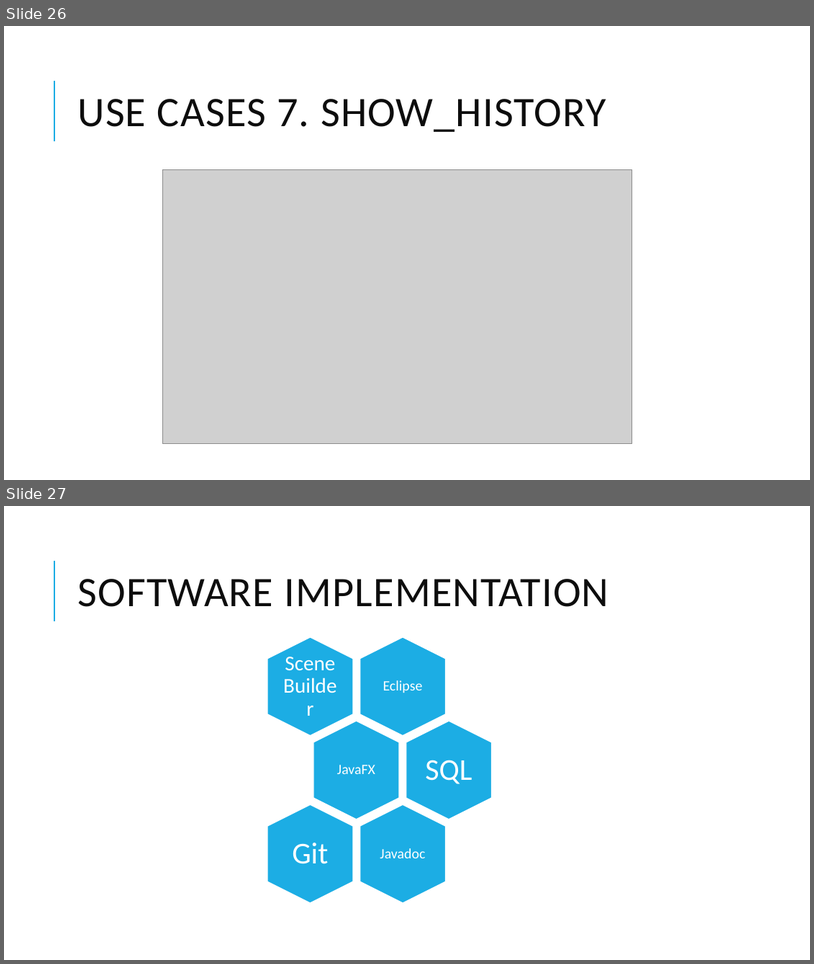
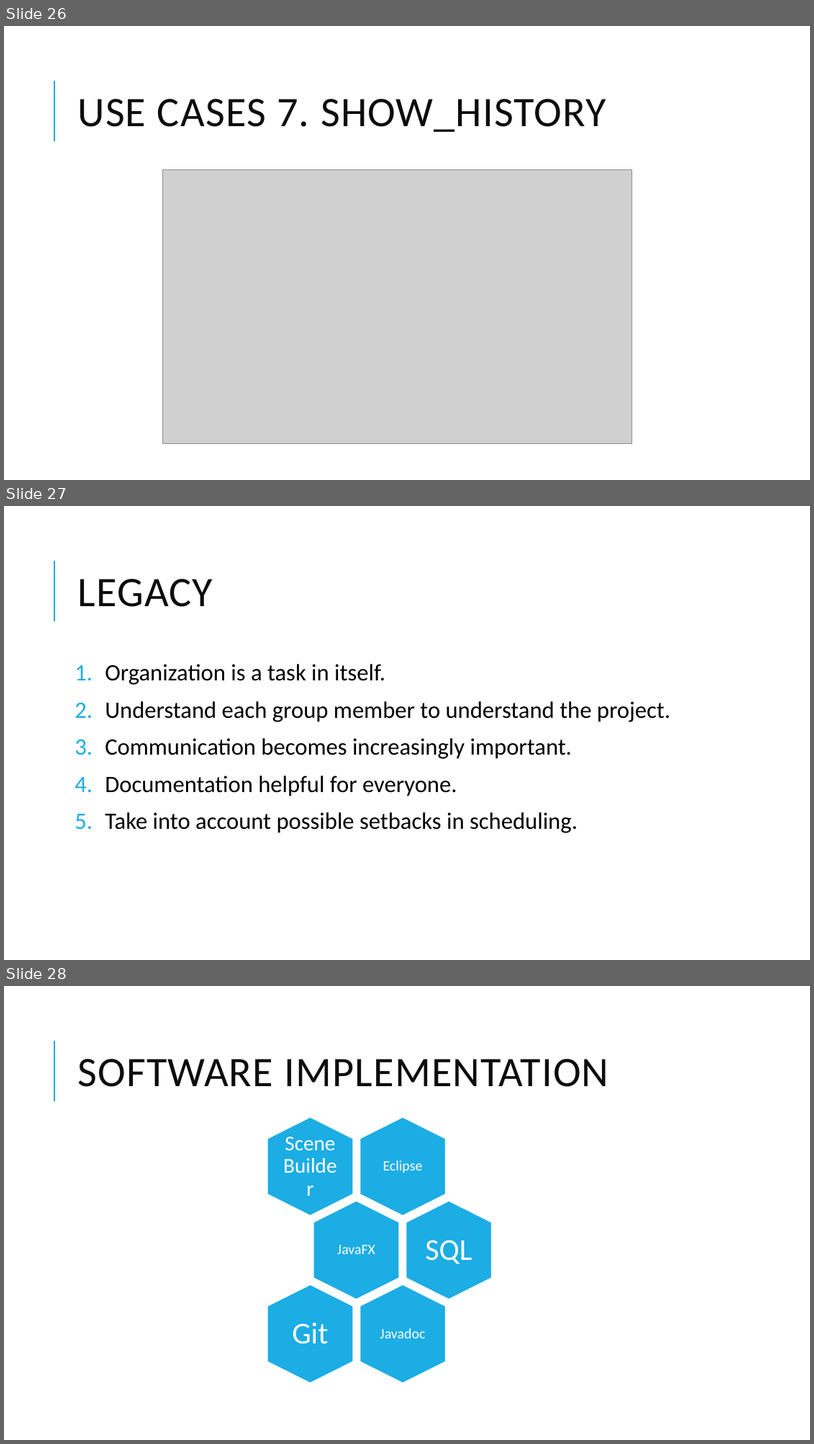
Before and after one commit to MengyuanZhu/SoftwareEngineering, a slide deck: Presentation.pptx. Shown one above the other, each under a label of ours: slides 26 and 27 before the commit, slides 26, 27 and 28 after it. The pictures are 814x964 and 814x1444 pixels, drawn with LibreOffice and Linux fonts; fonts in the diff are those of the drawing; grey boxes stand for pictures. Boxes give left, top, right and bottom in pixels: in the first picture for what was removed or moved away, otherwise in the second. Text is boxed around its words. In the diff, an @@ line names an element or a change of style, - is before the commit and + after.

```diff
--- a/Presentation.pptx
+++ b/Presentation.pptx
@@ slide 27 added at (x1=4, y1=506, x2=810, y2=960), background #FFFFFF; not listed: 1 template element that a slide beside it also shows @@
@@ title added at (x1=77, y1=579, x2=213, y2=607), 50 pt, text #0D0D0D @@
+LEGACY
@@ text added at (x1=105, y1=664, x2=671, y2=833), 28 pt, text #000000 @@
+1. Organization is a task in itself.
+2. Understand each group member to understand the project.
+3. Communication becomes increasingly important.
+4. Documentation helpful for everyone.
+5. Take into account possible setbacks in scheduling.
@@ what was slide 27 is now slide 28 @@
```
Also in this commit, not shown: 9 slides changed.
